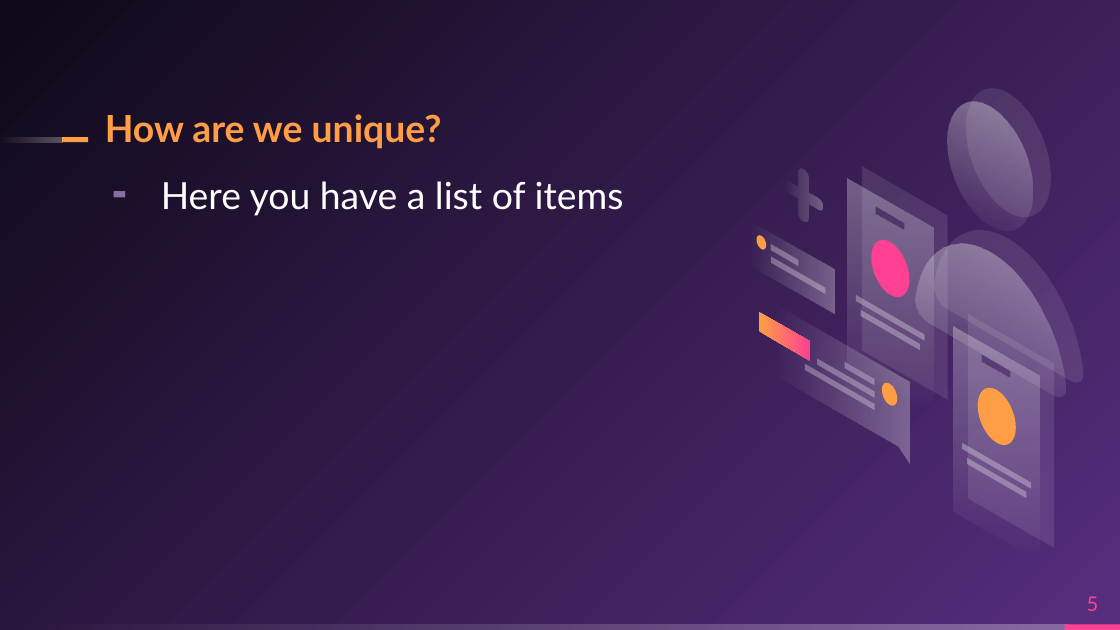
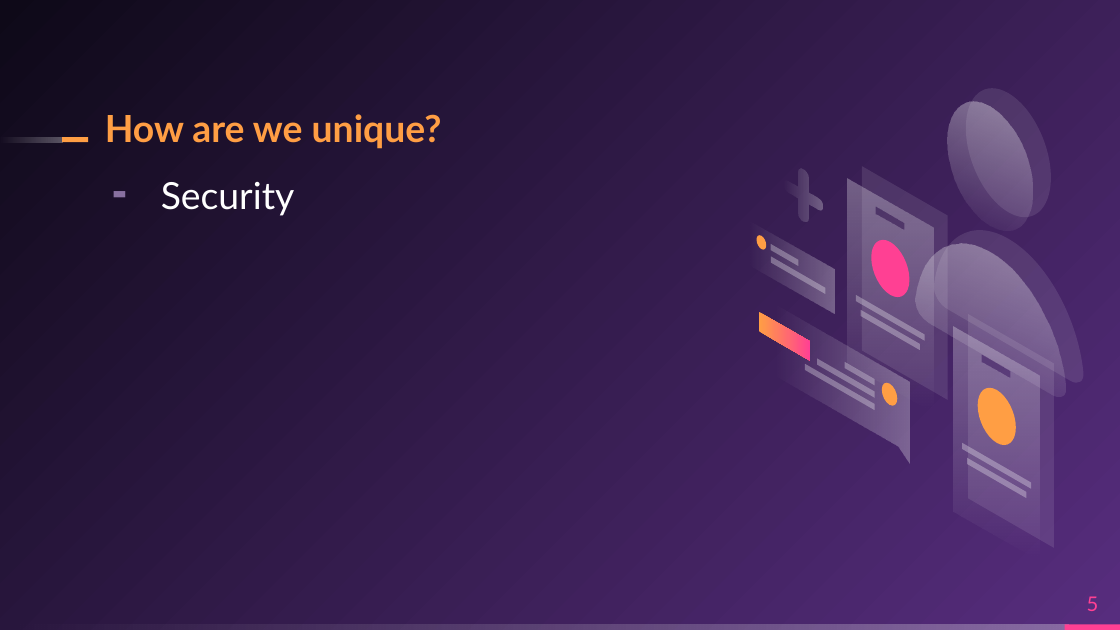
Before and after one commit to sacredvoid/hackUMass22, a slide deck: slide 5 of Meta-Indentity.pptx. Drawn at 1120x630 pixels with LibreOffice and Linux fonts; fonts in the diff are those of the drawing. Boxes give left, top, right and bottom in pixels: in the first picture for what was removed or moved away, otherwise in the second. Text is boxed around its words. In the diff, an @@ line names an element or a change of style, - is before the commit and + after.

```diff
--- a/Meta-Indentity.pptx
+++ b/Meta-Indentity.pptx
@@ text at (161, 182, 295, 216): text changed @@
-╸ Here you have a list of items
+╸ Security
```
Also in this commit, not shown: 3 other slides changed.
